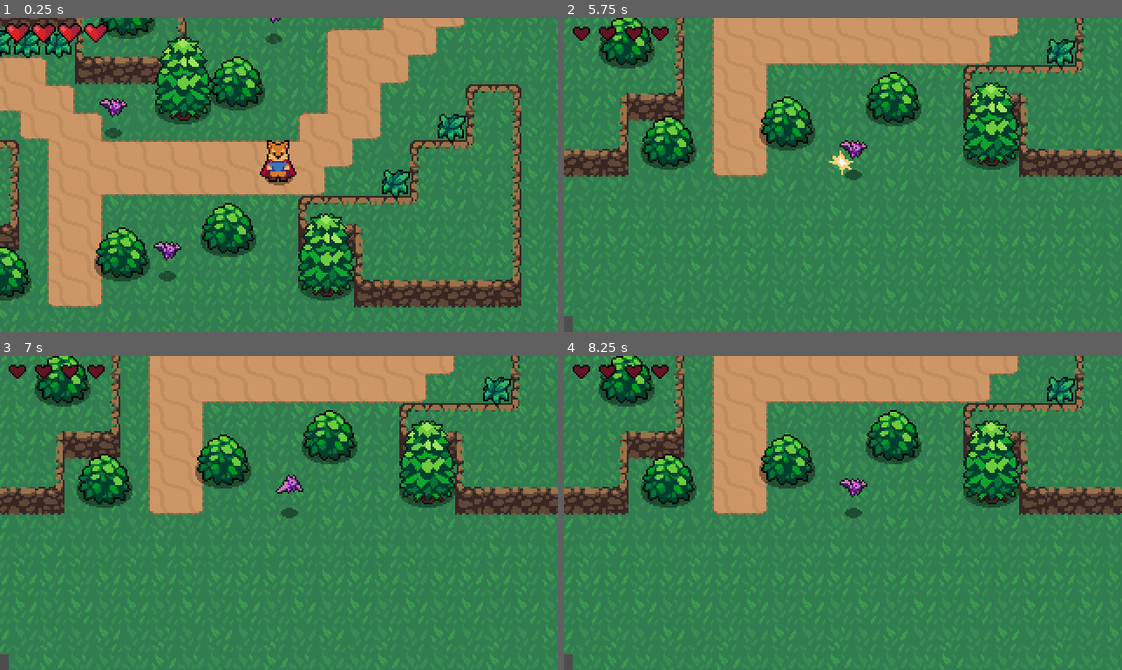
Above: before the commit, frames 1-4 (two rows, left to right).
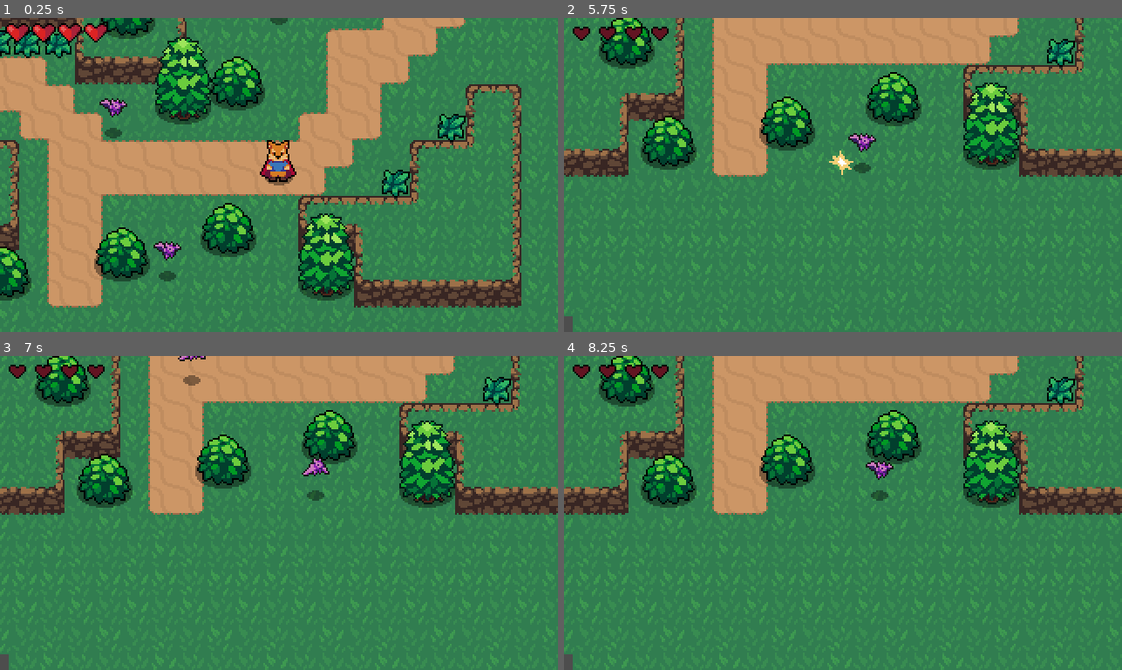
Above: after the commit, the same moments.

Repository: wrdecurtins/babbies-first-godot-game
Game: Godot game, scene res://world.tscn
The game is run twice, just before and just after one commit, with the same random seed, the same clock (stepped at 60 frames per second) and the same inputs.
Inputs:
- Up to frame 1 (0.25 s): no input
- Up to frame 2 (5.75 s): tap Enter (Roll) at 0.5, 1.35, 2.85, 4.35 s; hold Right (ui_right) 0.53-1.28 s; tap Space (Attack) every 1.5 s from 0.6 to 5.1 s; hold Down (ui_down) 1.28-2.03 s; hold Right (ui_right) 2.03-2.78 s; hold Up (ui_up) 2.78-3.53 s; hold Left (ui_left) 3.53-5.03 s; hold Down (ui_down) from 5.03 s (still down)
- Up to frame 3 (7 s): release Down (ui_down) at 5.78 s; hold Right (ui_right) 5.78-6.53 s; tap Enter (Roll) at 5.85 s; hold Up (ui_up) from 6.53 s (still down); tap Space (Attack) at 6.6 s
- Up to frame 4 (8.25 s): release Up (ui_up) at 7.28 s; hold Right (ui_right) 7.28-8.03 s; tap Enter (Roll) at 7.35 s; hold Down (ui_down) from 8.03 s (still down); tap Space (Attack) at 8.1 s

The runs differ from the first frame. In frame 1, 0.1% of the frame differs, in the area x 47-52%, y 0-9%; in frame 2, 0.4%; in frame 3, 0.6%, in the area x 31-60%, y 0-52%; in frame 4, 0.5%.

Commit message:
add bat wander

Diff:
--- a/Enemies/bat.gd
+++ b/Enemies/bat.gd
@@ -14,12 +14,18 @@
 
 var knockback = Vector2.ZERO
 var state = IDLE
+var randomStateSet = [IDLE, WANDER]
 
 @onready var animatedSprite = $Bat
 @onready var stats = $Stats
 @onready var playerDetectionZone = $PlayerDetectionZone
 @onready var hurtbox = $HurtBox
 @onready var softCollison = $SoftCollision
+@onready var wanderController = $WanderController
+
+func _ready():
+	randomize()
+	state = randomStateSet.pick_random()
 
 func _physics_process(delta: float) -> void:
 	knockback = knockback.move_toward(Vector2.ZERO, FRICTION * delta)
@@ -50,22 +56,38 @@
 	enemyDeathEfect.global_position = global_position
 	queue_free()
 
+func accelerate_Toward(position):
+	var direction = global_position.direction_to(position).normalized()
+	velocity = velocity.move_toward(direction * MAX_SPEED, ACCELERATION)
+
 func _idle_state(delta: float):
+	seek_player()
+	set_random_state()
 	velocity = velocity.move_toward(Vector2.ZERO, FRICTION * delta)
-	seek_player()
 
 func _wander_state(delta: float):
-	pass
+	seek_player()
+	set_random_state()
+	accelerate_Toward(wanderController.target_position)
+
+	if global_position.distance_to(wanderController.target_position) <= 2:
+		update_wander()
 
 func _chase_state(delta: float):
 	var player = playerDetectionZone.player
 	if player != null:
-		#var direction = (player.global_position - global_position).normalized()
-		var direction = global_position.direction_to(player.global_position).normalized()
-		velocity = velocity.move_toward(direction * MAX_SPEED, ACCELERATION)
+		accelerate_Toward(player.global_position)
 	else:
 		state = IDLE
 
 func seek_player():
 	if playerDetectionZone.can_see_player():
 		state = CHASE
+
+func set_random_state():
+	if wanderController.get_time_left() == 0:
+		update_wander()
+
+func update_wander():
+	state = randomStateSet.pick_random()
+	wanderController.start_wander_timer(randi_range(1, 3))
--- a/Enemies/bat.tscn
+++ b/Enemies/bat.tscn
@@ -8,6 +8,7 @@
 [ext_resource type="PackedScene" uid="uid://dsut171akgfjh" path="res://Enemies/player_detection_zone.tscn" id="6_nc5xu"]
 [ext_resource type="PackedScene" uid="uid://bd2p5aayq7n5" path="res://Hit and Hurt Boxes/hit_box.tscn" id="7_0g1cs"]
 [ext_resource type="PackedScene" uid="uid://bv8tebqkg8u6j" path="res://Hit and Hurt Boxes/soft_collision.tscn" id="8_ppg8i"]
+[ext_resource type="PackedScene" uid="uid://hxjuxuxikouk" path="res://Enemies/wander_controller.tscn" id="9_srckj"]
 
 [sub_resource type="AtlasTexture" id="AtlasTexture_g687e"]
 atlas = ExtResource("1_vut0d")
@@ -115,6 +116,8 @@
 position = Vector2(0, -16)
 shape = SubResource("CircleShape2D_srckj")
 
+[node name="WanderController" parent="." instance=ExtResource("9_srckj")]
+
 [connection signal="area_entered" from="HurtBox" to="." method="_on_hurt_box_area_entered"]
 [connection signal="no_health" from="Stats" to="." method="_on_stats_no_health"]
 
--- /dev/null
+++ b/Enemies/wander_controller.gd
@@ -0,0 +1,26 @@
+extends Node2D
+
+@export var wander_range = 32
+
+@onready var timer = $Timer
+@onready var start_position = global_position
+@onready var target_position = global_position
+
+func _ready():
+	update_target_position()
+
+func update_target_position():
+	var target_vector = Vector2(randi_range(-wander_range, wander_range), randi_range(-wander_range, wander_range))
+	target_position = start_position + target_vector
+
+func get_time_left():
+	return timer.time_left
+
+func is_stopped():
+	return timer.is_stopped()
+
+func start_wander_timer(duration):
+	timer.start(duration)
+
+func _on_timer_timeout() -> void:
+	update_target_position()
--- /dev/null
+++ b/Enemies/wander_controller.tscn
@@ -0,0 +1,11 @@
+[gd_scene load_steps=2 format=3 uid="uid://hxjuxuxikouk"]
+
+[ext_resource type="Script" uid="uid://bkbu6syjefsbx" path="res://Enemies/wander_controller.gd" id="1_jy6v2"]
+
+[node name="WanderController" type="Node2D"]
+script = ExtResource("1_jy6v2")
+
+[node name="Timer" type="Timer" parent="."]
+one_shot = true
+
+[connection signal="timeout" from="Timer" to="." method="_on_timer_timeout"]
--- a/world.tscn
+++ b/world.tscn
@@ -13,6 +13,7 @@
 y_sort_enabled = true
 
 [node name="Grass" type="TileMapLayer" parent="."]
+z_index = -1
 texture_repeat = 2
 tile_map_data = PackedByteArray("AAAAAAAAAAABAAAAAAAAAAEAAAABAAMAAAAAAAIAAAABAAEAAAAAAAMAAAACAAIAAAAAAAQAAAAAAAMAAAAAAA …(11664 unchanged characters)…
 tile_set = ExtResource("1_aqk2v")
Not shown: 1 places in Enemies/bat.tscn that only renumber resources
Not shown, added: Enemies/wander_controller.gd.uid
